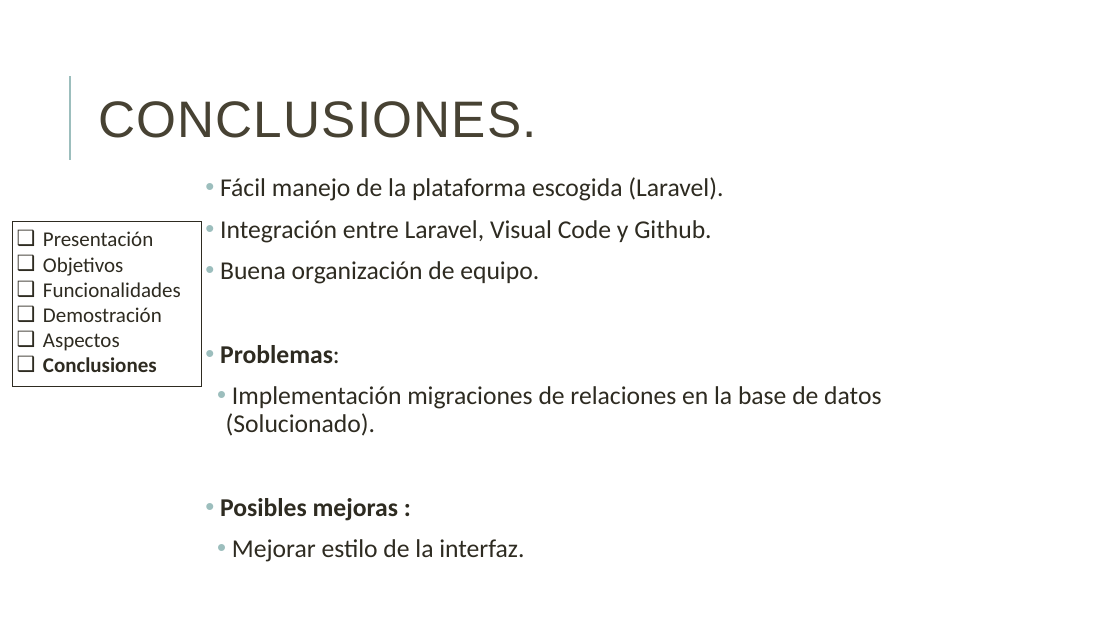
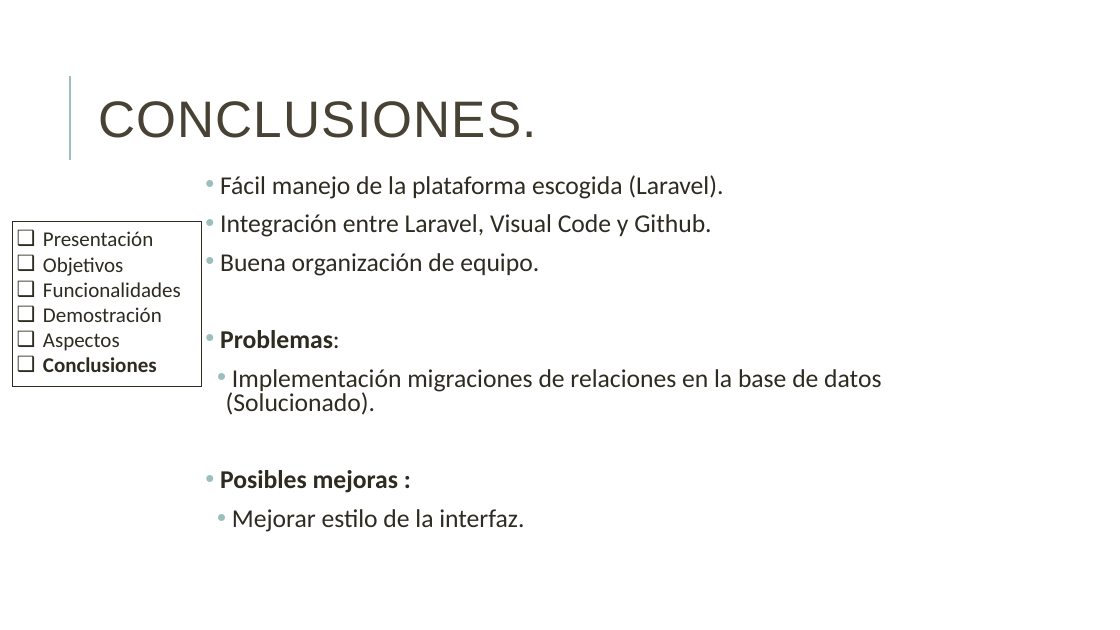
Before and after one commit to danielallhoff/M17-G4-AirDSS, a slide deck: slide 21 of AIRDSS.pptx. Drawn at 1120x630 pixels with LibreOffice and Linux fonts; fonts in the diff are those of the drawing. Boxes give left, top, right and bottom in pixels: in the first picture for what was removed or moved away, otherwise in the second. Text is boxed around its words. In the diff, an @@ line names an element or a change of style, - is before the commit and + after.

```diff
--- a/AIRDSS.pptx
+++ b/AIRDSS.pptx
@@ text "Fácil manejo de la plataforma ..." at bbox=[220, 175, 881, 532]: line spacing 0.9 to 0.8 @@
```
Also in this commit, not shown: 3 other slides changed, 2 other files.
